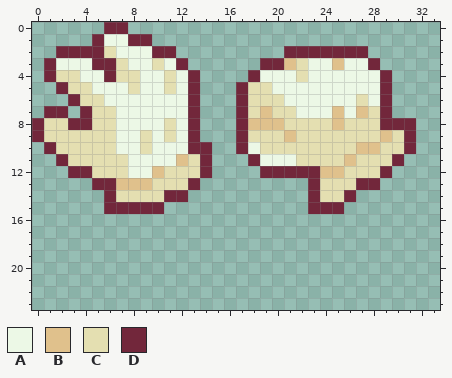
File history of a pixel-art file, Assets/Sprites/UI.aseprite. The picture above was drawn from the file before the commit.
128x128 pixels, 1 frame. Shown: x 0..33, y 0..23.
Visible layers, top first: "ouline", "Layer 1".
Palette (. is transparent): A #ecf8e6  B #e0c18c  C #e4dfb1  D #72273b
Pixels before, first column x 0:
 0 ......DD........................
 1 .....DAADD......................
 2 ..DDDDCAAADD.........DDDDDDD....
 3 .DAAADDCAACAD......DDBCAABAAD...
 4 .DCCAADCCAACAD....DAAACAAAAAAD..
 5 ..DCCAAACAACAD...DCCAAAAAAAAAD..
 6 ...DCCAAAAAAAD...DCCCAAAAAACAD..
 7 .DD.DCCAAAAAAD...DCBCCAAABABCD..
 8 DCCDDCCAAAACAD...DBBBCCCCBCCCDDD
 9 DCCCCCCAACACAD...DCCCBCCCCCCCBCD
10 .DCCCCCAACAAADD..DACCCCCCCCBBCCD
11 ..DCCCCCAAAABCD...DAAACCCCBCCCD.
12 ...DDCCCAABCCCD....DDDDDBBCCCD..
13 .....DDBBBCCCD.........DCCCDD...
14 ......DCCCCDD..........DCCD.....
15 ......DDDDD............DDD......
And afterwards:
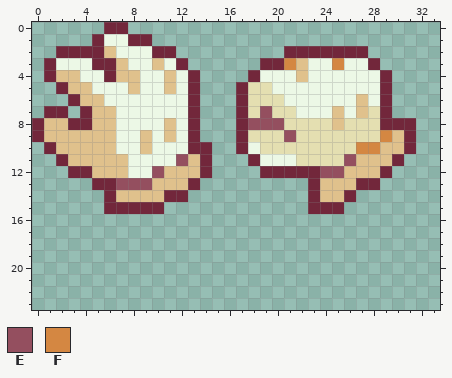
Colours new in this view: E #944f5f  F #d48742
Edits made:
layer "Layer 2" now hidden
y 2: x 6 C -> B
y 3: x 7 C -> B; x 10 C -> B; x 21..22 BC -> FB; x 25 B -> F
y 4: x 2..3 CC -> BB; x 7..8 CC -> BB; x 11 C -> B; x 22 C -> B
y 5: x 3..4 CC -> BB; x 8 C -> B; x 11 C -> B
y 6: x 4..5 CC -> BB; x 27 C -> B
y 7: x 5..6 CC -> BB; x 19 B -> E
y 8: x 1..2 CC -> BB; x 5..6 CC -> BB; x 11 C -> B; x 18..20 BBB -> EEE
y 9: x 1..6 CCCCCC -> BBBBBB; x 9 C -> B; x 11 C -> B; x 21 B -> E; x 29..30 BC -> FB
y 10: x 2..6 CCCCC -> BBBBB; x 9 C -> B; x 27..30 BBCC -> FFBB
y 11: x 3..7 CCCCC -> BBBBB; x 12..13 BC -> EB; x 26..29 BCCC -> EBBB
y 12: x 5..7 CCC -> BBB; x 10..13 BCCC -> EBBB; x 24..28 BBCCC -> EEBBB
y 13: x 7..12 BBBCCC -> EEEBBB; x 24..26 CCC -> BBB
y 14: x 7..10 CCCC -> BBBB; x 24..25 CC -> BB
Pixel boxes of the changes (left, top, right, bottom) in both pictures:
changed: (44, 46, 200, 202)
changed: (248, 58, 404, 202)
